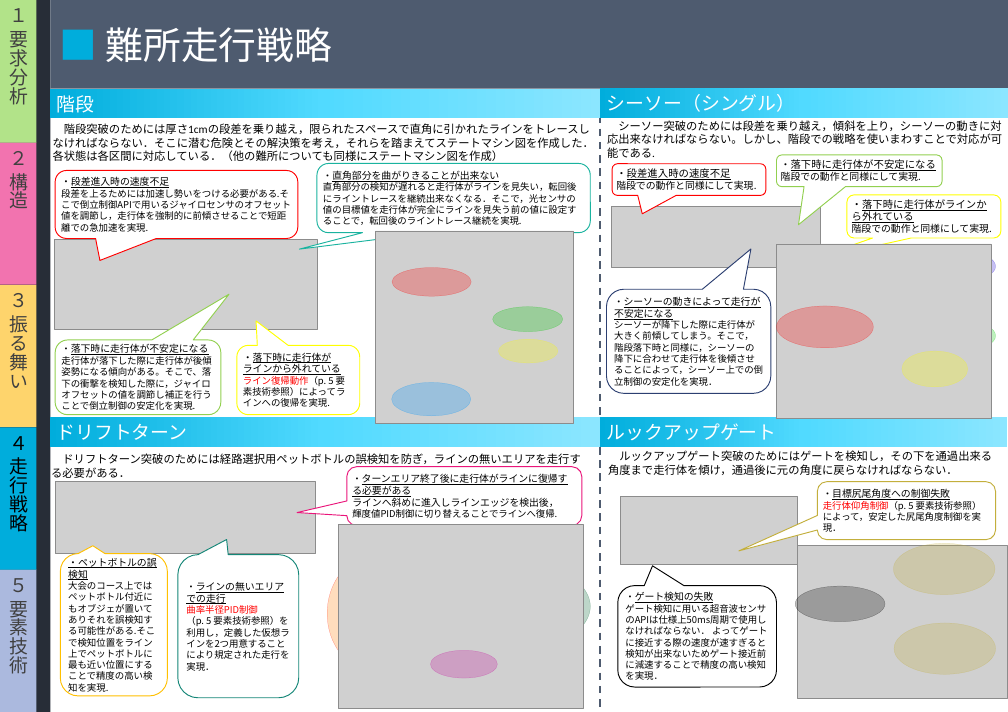
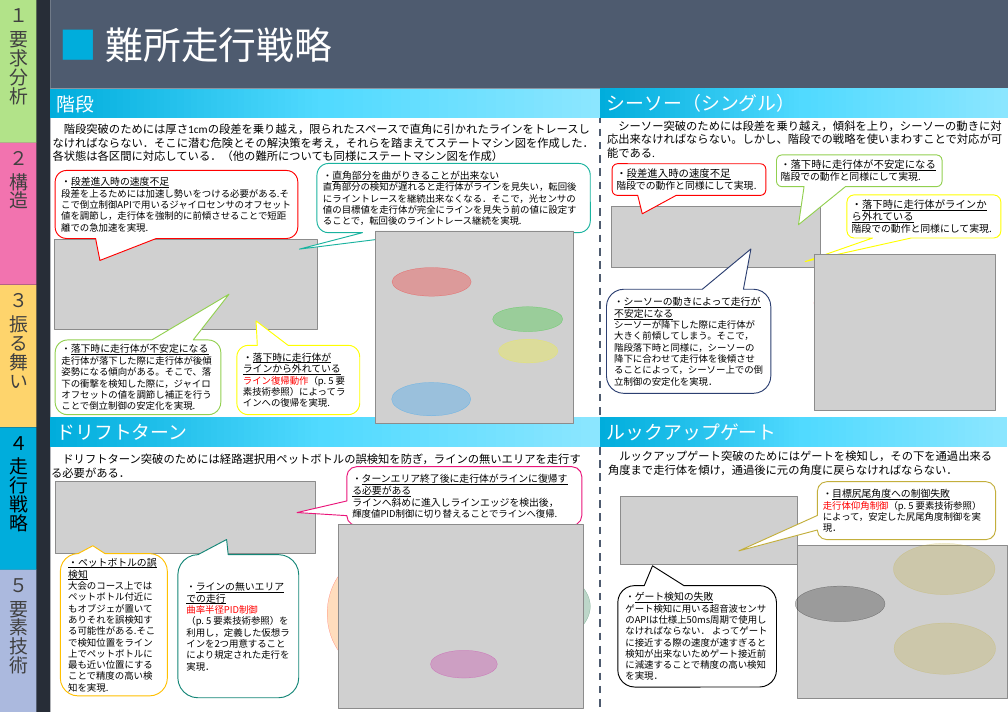
Before and after one commit to class-snct-rikitakelab/e-konbu2012, a slide deck: slide 5 of models/モデルシートniimura.pptx. Drawn at 1008x712 pixels with LibreOffice and Linux fonts; fonts in the diff are those of the drawing; grey boxes stand for pictures. Boxes give left, top, right and bottom in pixels: in the first picture for what was removed or moved away, otherwise in the second. Text is boxed around its words. In the diff, an @@ line names an element or a change of style, - is before the commit and + after.

Commit message:
senryaku modified

```diff
--- a/models/モデルシートniimura.pptx
+++ b/models/モデルシートniimura.pptx
@@ picture: place and size @@
-picture at (776, 244, 991, 419)
+picture at (814, 254, 995, 410)
@@ ellipse: place and size @@
-ellipse at (776, 306, 873, 348)
+ellipse at (814, 287, 900, 319)
@@ ellipse removed at (873, 315, 995, 356) @@
@@ ellipse removed at (902, 351, 967, 387) @@
@@ ellipse: place and size @@
-ellipse at (873, 246, 995, 287)
+ellipse at (815, 383, 899, 409)
```
